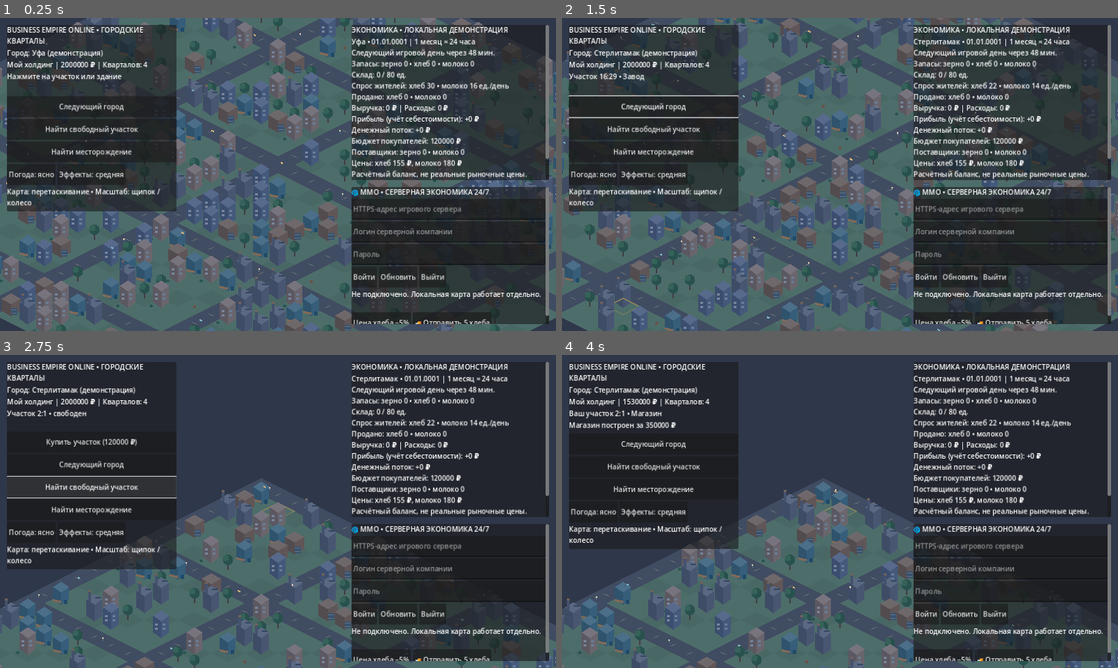
Above: before the commit, frames 1-4 (two rows, left to right).
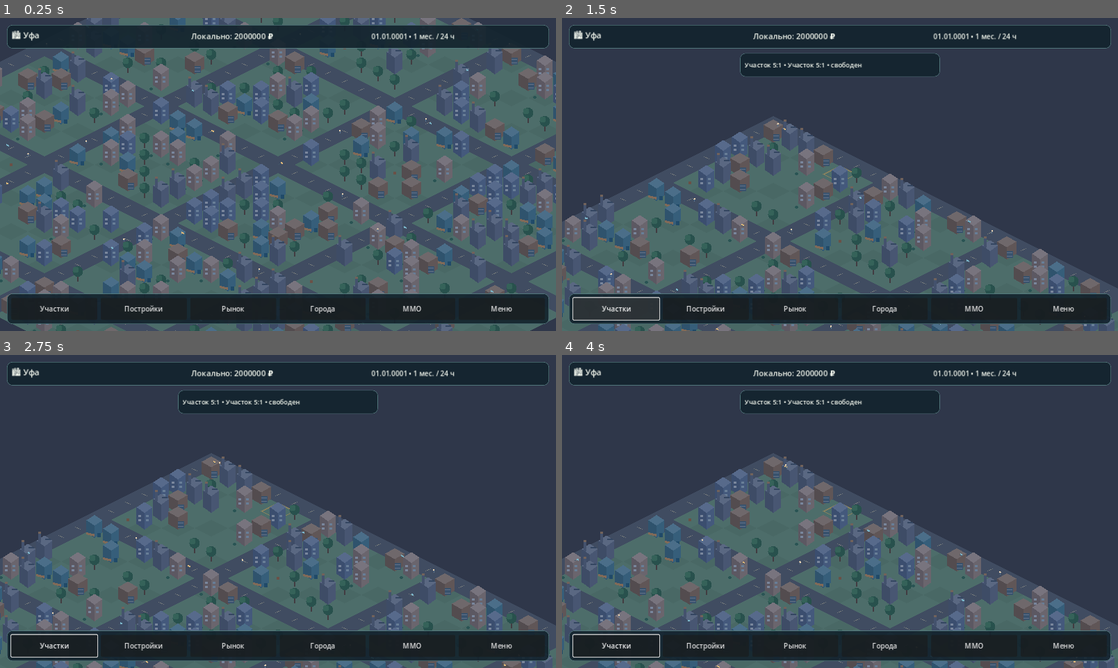
Above: after the commit, the same moments.

Repository: maillunex-lang/ufaeconom
Game: Godot game, scene res://scenes/main.tscn
The game is run twice, just before and just after one commit, with the same random seed, the same clock (stepped at 60 frames per second) and the same inputs.
Inputs (mouse positions are in pixels of both pictures, inside the frame that each line leads up to):
- Up to frame 1 (0.25 s): no input
- Up to frame 2 (1.5 s): click (650, 105) at 0.5 s, where only the run before the commit has a clickable "Следующий город"; click (617, 309) at 1.25 s, where only the run after the commit has a clickable "Участки"
- Up to frame 3 (2.75 s): click (88, 467) at 2 s, where only the run before the commit has a clickable "Найти свободный участок"
- Up to frame 4 (4 s): click (650, 442) at 2.75 s, where only the run before the commit has a clickable "Купить участок (120000 ₽)"; click (656, 442) at 3.5 s, where only the run before the commit has a clickable "Построить Магазин (350000 ₽)"

The runs differ from the first frame. In frame 1, 54% of the frame differs, in the area x 1-99%, y 2-98%; in frame 2, 65%; in frame 3, 68%; in frame 4, 69%, in the area x 0-100%, y 2-100%.

Commit message:
Integrate compact Android HUD with existing game actions

Diff:
--- a/scripts/main.gd
+++ b/scripts/main.gd
@@ -9,6 +9,7 @@
 const CompanyState = preload("res://scripts/company_state.gd")
 const Calendar = preload("res://scripts/game_calendar.gd")
 const MMOPanel = preload("res://scripts/mmo_panel.gd")
+const AndroidHUD074 = preload("res://scripts/android_hud_074.gd")
 const TILE_W := 96.0
 const TILE_H := 48.0
 const MAP_SIZE := 32
@@ -44,6 +45,7 @@
 var mmo_panel
 var atmosphere: Node2D
 var visual_quality := 1
+var android_hud: CanvasLayer
 
 func _ready() -> void:
 	camera = Camera2D.new()
@@ -65,6 +67,10 @@
 	company.load_game()
 	var catchup: Dictionary = company.sync_calendar(int(Time.get_unix_time_from_system()))
 	_load_city(company.city_index)
+	android_hud = AndroidHUD074.new()
+	android_hud.name = "AndroidHUD074"
+	add_child(android_hud)
+	android_hud.attach_legacy()
 	if int(catchup["advanced"]) > 0:
 		message_label.text = "Пока вас не было, прошло %d игровых дней" % int(catchup["advanced"])
 	day_timer = Timer.new()
@@ -290,6 +296,8 @@
 	var wallet: int = int(mmo_panel.client.snapshot.get("cash_minor", 0)) / 100 if _online_land() else company.cash
 	money_label.text = "Мой холдинг | %d ₽ | Кварталов: %d" % [wallet, _active_chunks().size()]
 	_refresh_economy_ui()
+	if android_hud != null:
+		android_hud.update_values()
 	for child in actions.get_children():
 		actions.remove_child(child)
 		child.queue_free()
